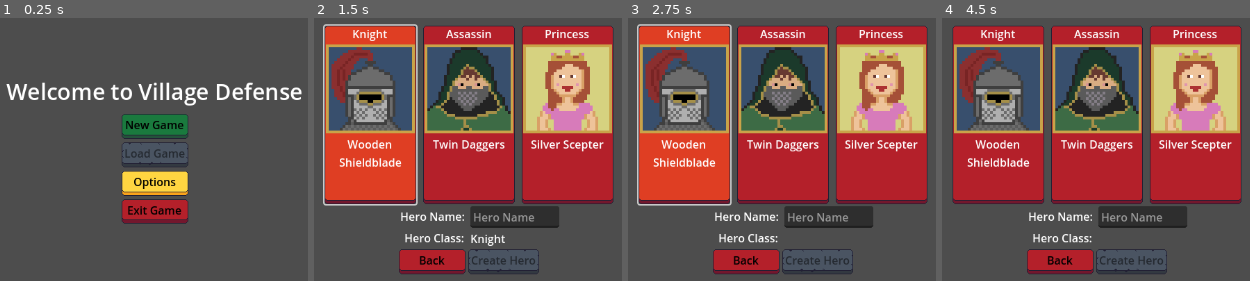
Above: before the commit, frames 1-4 (left to right).
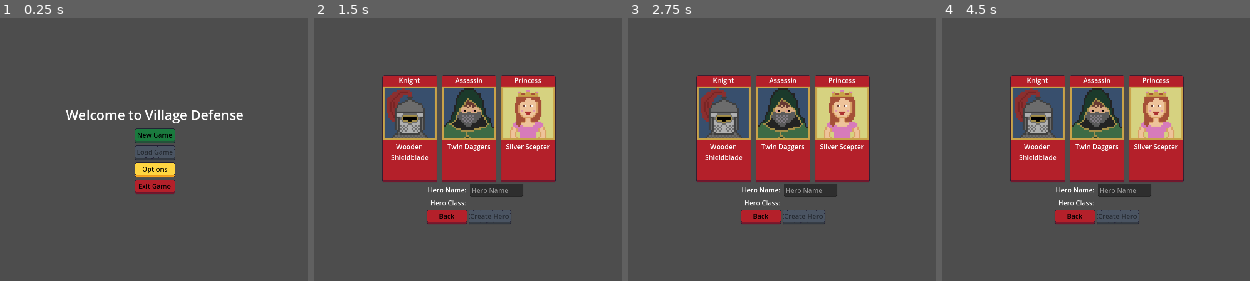
Above: after the commit, the same moments.

Repository: navtges3/PixelValley
Game: Godot game, scene res://scenes/ui/screens/main_menu_screen.tscn
Two runs of this game, one before a commit and one after it. Both use one fixed random seed, a clock stepped at 60 frames per second and the inputs below.
Inputs (mouse positions are in pixels of both pictures, inside the frame that each line leads up to):
- Up to frame 1 (0.25 s): no input
- Up to frame 2 (1.5 s): click "New Game" at 0.5 s; click (369, 115) at 1.27 s
- Up to frame 3 (2.75 s): click (683, 115) at 2.02 s
- Up to frame 4 (4.5 s): click (997, 115) at 2.77 s; click "Back" at 3.5 s; click "New Game" at 4.25 s

The runs differ from the first frame. In frame 1, 10% of the frame differs, in the area x 1-99%, y 24-79%; in frame 2, 63%, in the area x 2-98%, y 2-98%; in frame 3, 62%; in frame 4, 60%.

Commit message:
Refactor game loading logic; extract data from JSON for hero, village, and quests. Update main menu anchors for responsive design.

Diff:
--- a/autoload/save_manager.gd
+++ b/autoload/save_manager.gd
@@ -53,13 +53,13 @@
 		return
 
 	var hero_json := _load_json(slot, "hero.json")
-	GameState.hero = _load_hero(hero_json)
+	GameState.hero = _load_hero(hero_json.get("data", {}))
 
 	var village_json := _load_json(slot, "village.json")
-	GameState.village = _load_village(village_json)
+	GameState.village = _load_village(village_json.get("data", {}))
 
 	var quest_json := _load_json(slot, "quests.json")
-	GameState.quest_manager = _load_quests(quest_json)
+	GameState.quest_manager = _load_quests(quest_json.get("data", {}))
 
 	print("SaveManager: Loaded game from slot %d" % slot)
 
--- a/project.godot
+++ b/project.godot
@@ -30,6 +30,8 @@
 
 [display]
 
+window/size/viewport_width=1920
+window/size/viewport_height=1080
 window/stretch/mode="viewport"
 
 [gui]
--- a/scenes/ui/screens/main_menu_screen.tscn
+++ b/scenes/ui/screens/main_menu_screen.tscn
@@ -12,11 +12,11 @@
 
 [node name="MainMenuScreen" type="Control"]
 layout_mode = 3
-anchors_preset = 0
-offset_left = 120.0
-offset_top = 80.0
-offset_right = 1032.0
-offset_bottom = 568.0
+anchors_preset = 15
+anchor_right = 1.0
+anchor_bottom = 1.0
+grow_horizontal = 2
+grow_vertical = 2
 script = ExtResource("1_4vbu3")
 
 [node name="MarginContainer" type="MarginContainer" parent="."]
@@ -39,6 +39,7 @@
 [node name="Label" type="Label" parent="MarginContainer/VBoxContainer"]
 custom_minimum_size = Vector2(0, 50)
 layout_mode = 2
+size_flags_horizontal = 4
 text = "Welcome to Village Defense"
 label_settings = SubResource("LabelSettings_l72w3")
 horizontal_alignment = 1
